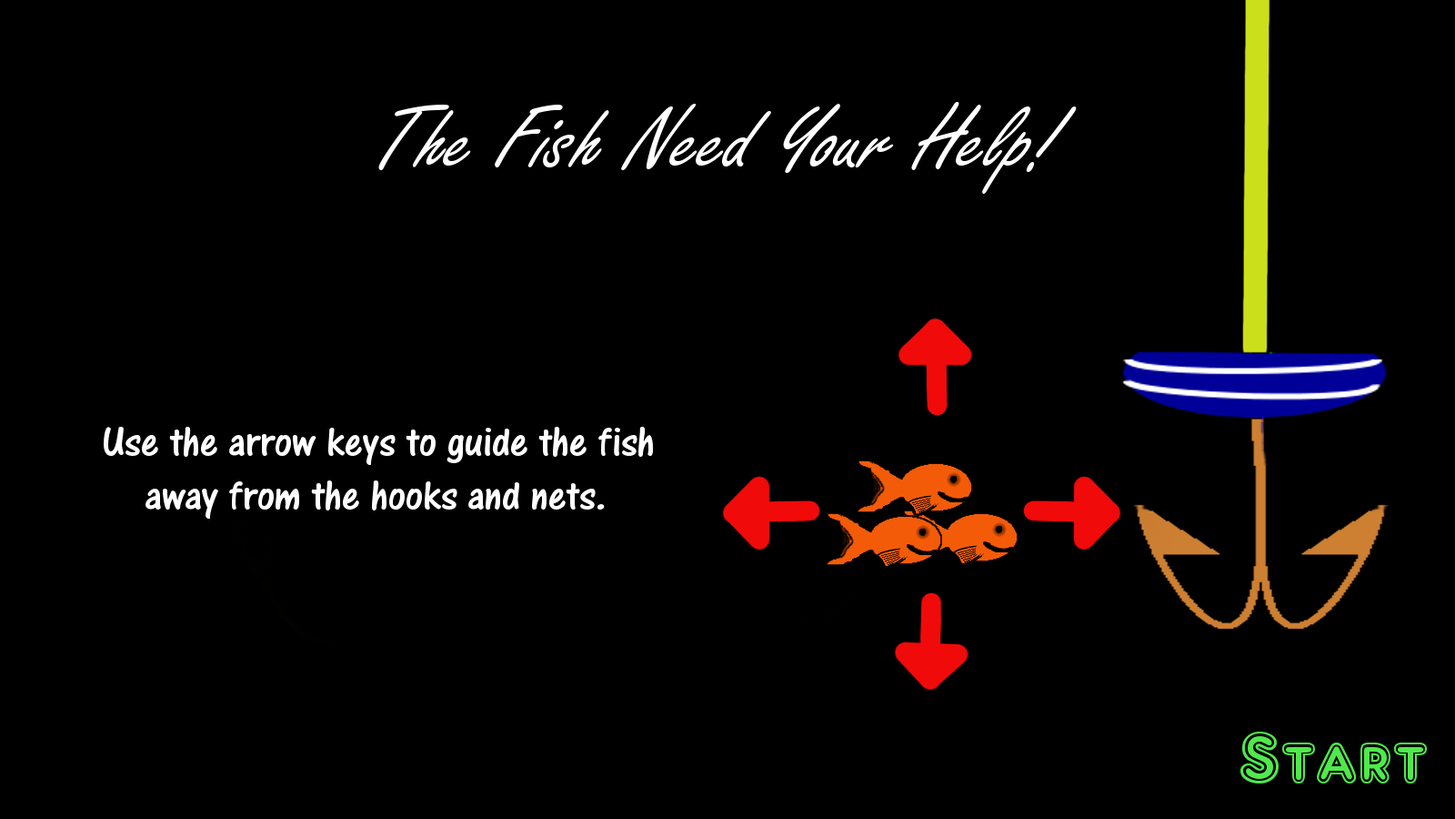
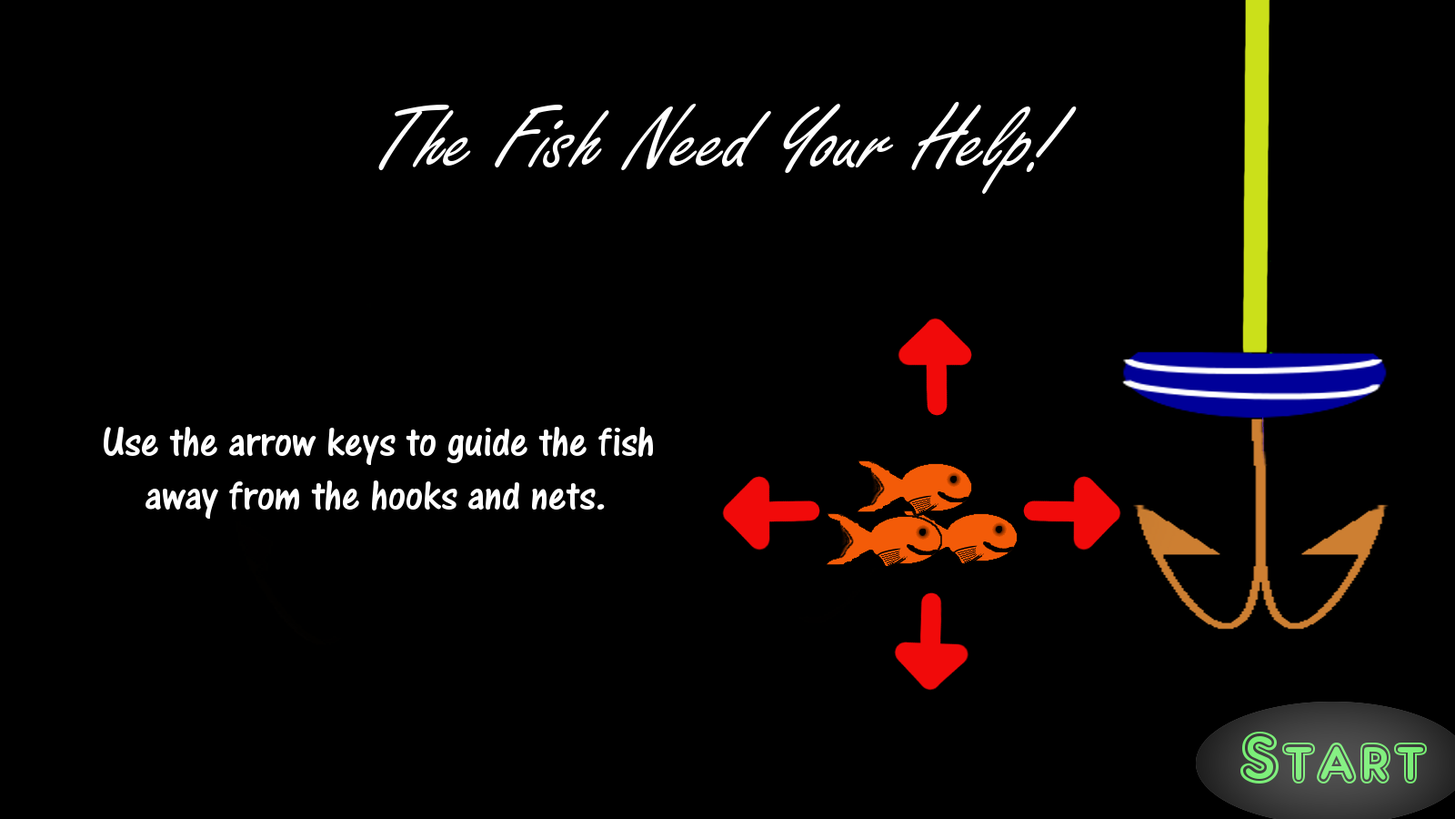
Layers edited between the first and the second 1455 × 819 image:
added layer "Layer" (40%) above "Pasted Layer #4" over box(1196, 701, 1455, 819)
